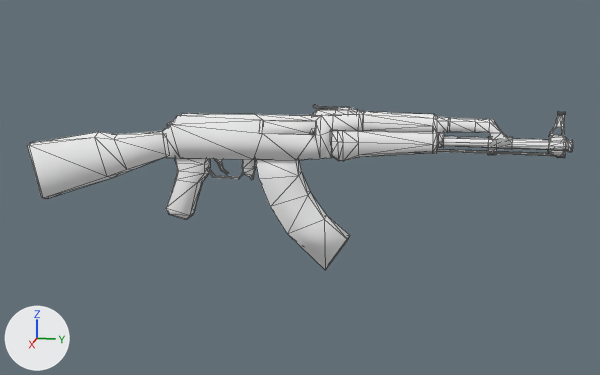
An edit to the glTF model godot/assets/models/guns/ak47.glb, drawn before and after from the same camera.
The view is the same before and after, from a 50 mm lens placed at (1.274, 0.282, 0.318), pointed at (-0.005, 0.026, -0.002). Every picture has the same lights, and +X, +Y and +Z are marked at lower left. The picture after the commit comes second. Mesh edges are drawn as thin lines. Where no turn or scale is listed for an object, it has been applied to the vertices.

Script lines for the objects in view, before the commit:
```python
mat_material = principled_material('Material')
mat_material.base_color = (1.0, 1.0, 1.0)  # white #ffffff
mat_material.metallic = 1.0
mat_material.roughness = 1.0
mat_material_001 = principled_material('Material.001')
mat_material_001.base_color = (1.0, 1.0, 1.0)  # white #ffffff
mat_material_001.metallic = 1.0
mat_material_001.roughness = 1.0
mat_material_002 = principled_material('Material.002')
mat_material_002.base_color = (1.0, 1.0, 1.0)  # white #ffffff
mat_material_002.metallic = 1.0
mat_material_002.roughness = 1.0
me_cube = bpy.data.meshes.new('Cube')
me_cube.from_pydata(...)  # 617 vertices, 1108 faces; spans x -0.019..0.023, y -0.394..0.486, z -0.249..0.018
# faces by material slot: [898, 178, 32]
me_cube.materials.append(mat_material)  # white #ffffff
me_cube.materials.append(mat_material_001)  # white #ffffff
me_cube.materials.append(mat_material_002)  # white #ffffff
ob_cube = bpy.data.objects.new('Cube', me_cube)
ob_cube.location = (-0.002, -0.046, 0.115)
```
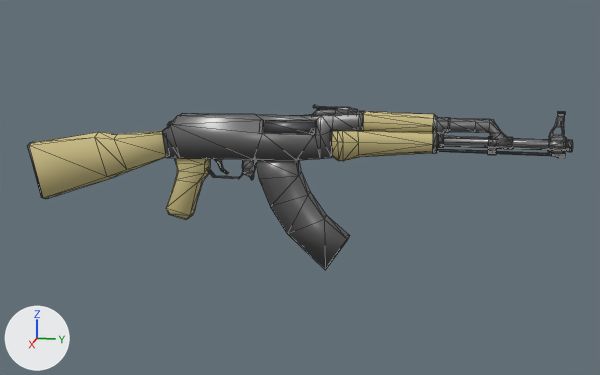
Where the change shows, as pixel boxes [x1, y1, x2, y2] in the pictures (600 x 375 px):
'Cube', recoloured, surface changed (darker): [27, 105, 573, 270] in both

The change, as a diff of the scene's bpy script:
```diff
--- a/godot/assets/models/guns/ak47.glb.py
+++ b/godot/assets/models/guns/ak47.glb.py
@@ mat_material @@
 mat_material = principled_material('Material')
-mat_material.base_color = (1.0, 1.0, 1.0)  # white #ffffff
+mat_material.base_color = (0.219, 0.219, 0.219)  # grey #818181
 mat_material.metallic = 1.0
-mat_material.roughness = 1.0
+mat_material.roughness = 0.42
@@ mat_material_001 @@
 mat_material_001 = principled_material('Material.001')
-mat_material_001.base_color = (1.0, 1.0, 1.0)  # white #ffffff
-mat_material_001.metallic = 1.0
-mat_material_001.roughness = 1.0
+mat_material_001.base_color = (0.612, 0.522, 0.234)  # beige #cdbf85
+mat_material_001.roughness = 0.72
@@ mat_material_002 @@
 mat_material_002 = principled_material('Material.002')
-mat_material_002.base_color = (1.0, 1.0, 1.0)  # white #ffffff
+mat_material_002.base_color = (0.12, 0.12, 0.13)  # dark grey #616165
 mat_material_002.metallic = 1.0
-mat_material_002.roughness = 1.0
+mat_material_002.roughness = 0.42
```
